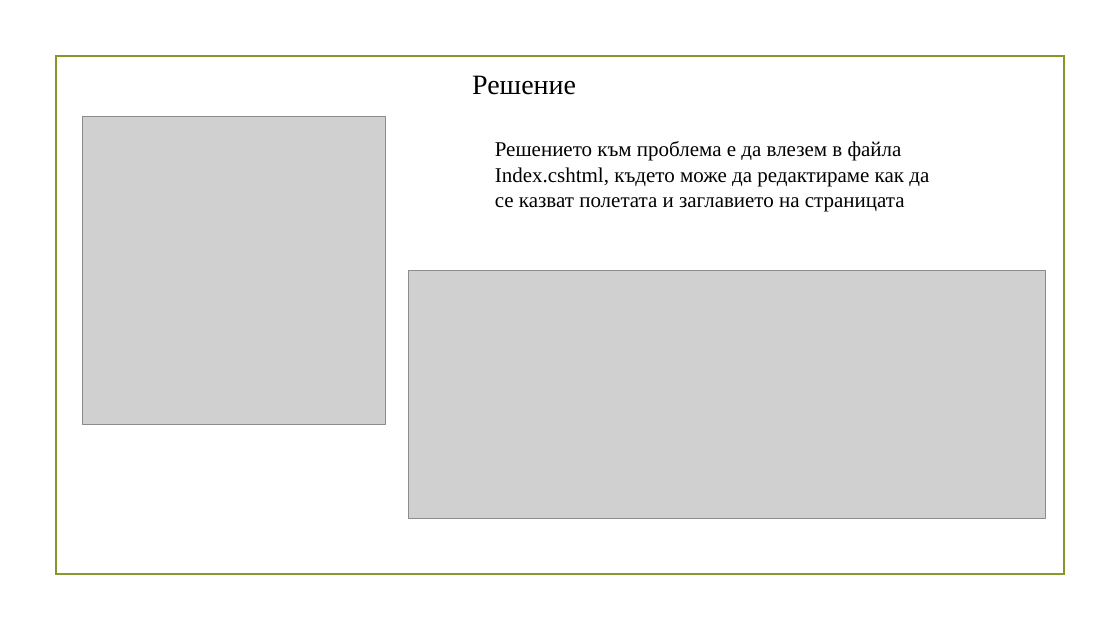
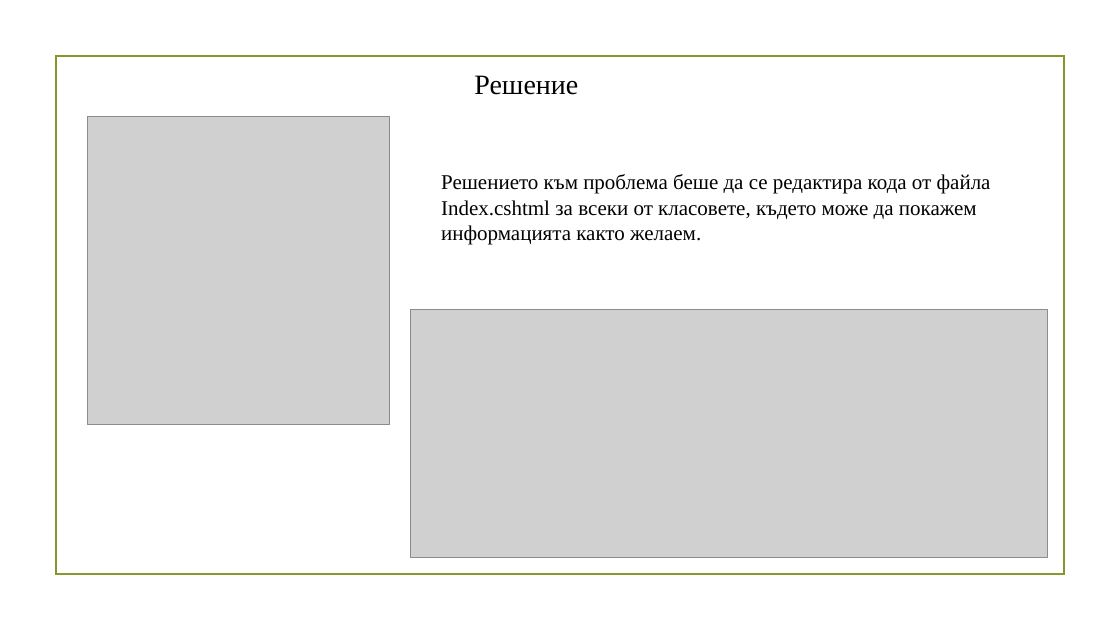
Before and after one commit to AdamS839/RestaurantSystem, a slide deck: slide 8 of Презентация за проект Restaurant System.pptx (slide 7 before the commit). Drawn at 1120x630 pixels with LibreOffice and Linux fonts; fonts in the diff are those of the drawing; grey boxes stand for pictures; background and template pictures are left out. Boxes give left, top, right and bottom in pixels: in the first picture for what was removed or moved away, otherwise in the second. Text is boxed around its words. In the diff, an @@ line names an element or a change of style, - is before the commit and + after.

```diff
--- a/Презентация за проект Restaurant System.pptx
+++ b/Презентация за проект Restaurant System.pptx
@@ picture: place and size @@
-picture at (82, 117, 385, 424)
+picture at (87, 117, 390, 424)
@@ text at (441, 174, 991, 245): text changed @@
-Решението към проблема е да влезем в файла
-Index.cshtml, където може да редактираме как да се казват полетата и заглавието на страницата
+Решението към проблема беше да се редактира кода от файла
+Index.cshtml за всеки от класовете, където може да покажем информацията както желаем.
@@ picture: place and size @@
-picture at (409, 271, 1046, 518)
+picture at (411, 310, 1048, 558)
```
Also in this commit, not shown: 3 other slides changed, 1 slide added, 1 other file.
